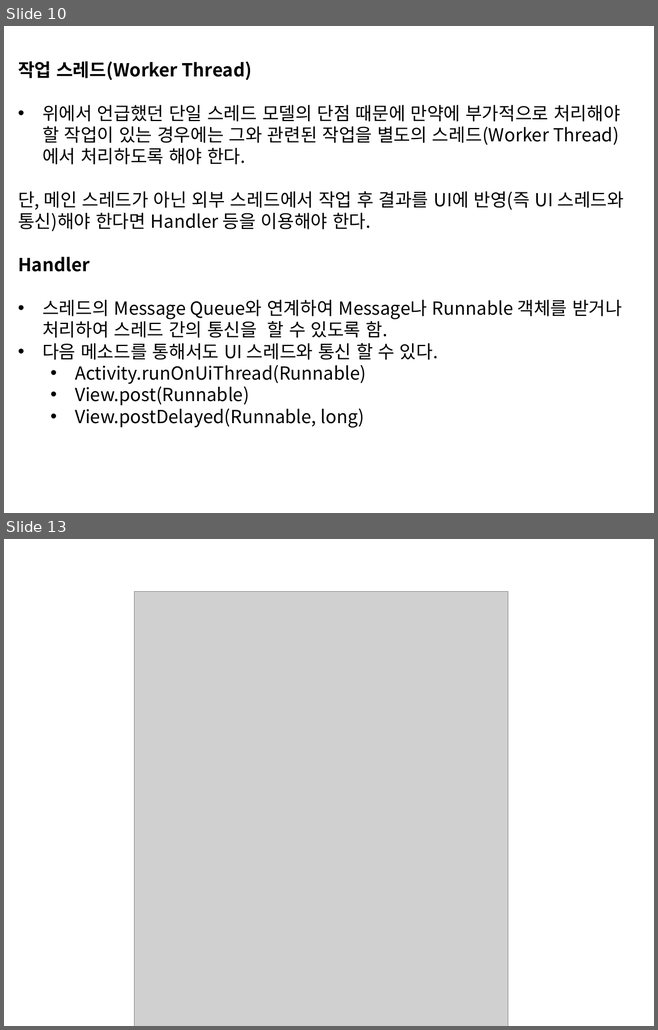
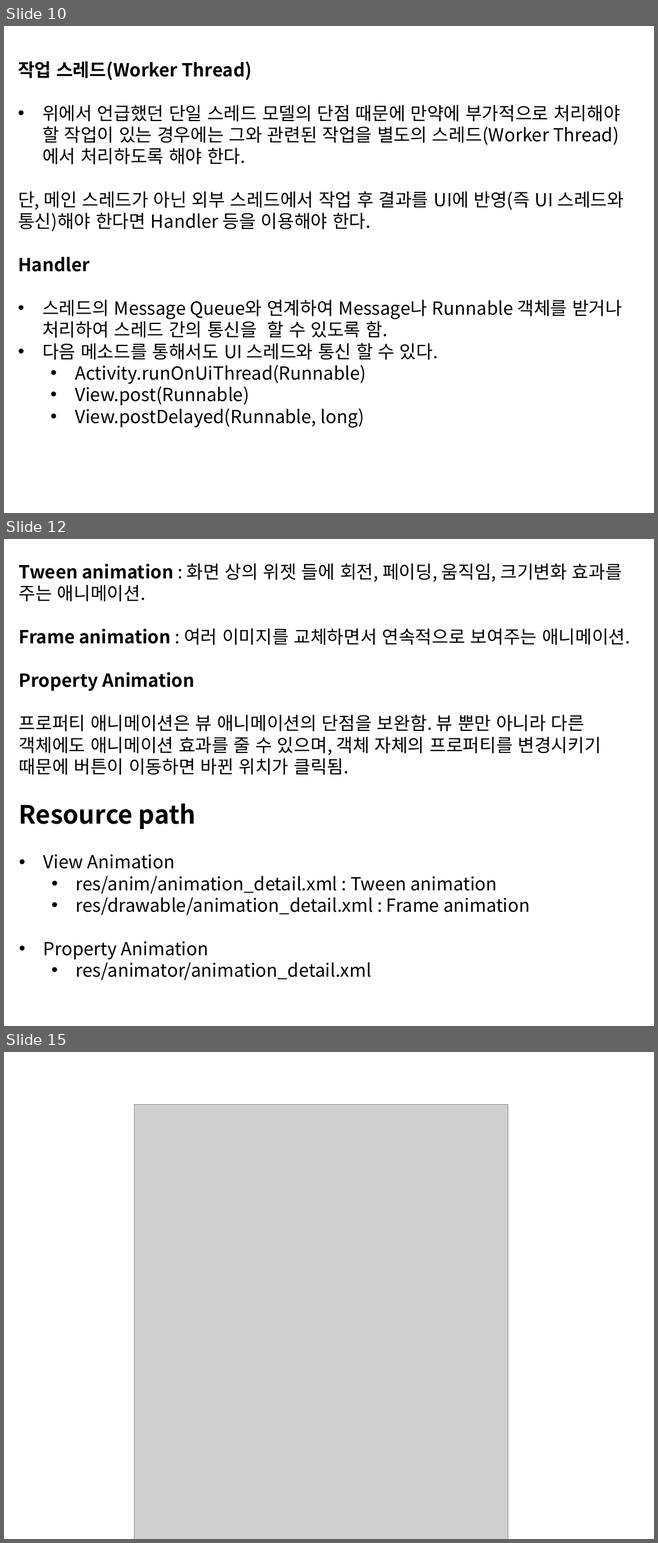
Before and after one commit to sc545/Beacon, a slide deck: 안드로이드 UI.pptx. Shown one above the other, each under a label of ours: slides 10 and 13 before the commit, slides 10, 12 and 15 after it; the slides between them are not shown. The pictures are 658x1030 and 658x1543 pixels, drawn with LibreOffice and Linux fonts; fonts in the diff are those of the drawing; grey boxes stand for pictures. Boxes give left, top, right and bottom in pixels: in the first picture for what was removed or moved away, otherwise in the second. Text is boxed around its words. In the diff, an @@ line names an element or a change of style, - is before the commit and + after.

```diff
--- a/안드로이드 UI.pptx
+++ b/안드로이드 UI.pptx
@@ slide 12 added at (4, 539, 654, 1026), background #FFFFFF @@
@@ text added at (19, 563, 630, 980), 20 pt, text #000000 @@
+Tween animation : 화면 상의 위젯 들에 회전, 페이딩, 움직임, 크기변화 효과를 주는 애니메이션.
+  Frame animation : 여러 이미지를 교체하면서 연속적으로 보여주는 애니메이션.
+Property Animation
+프로퍼티 애니메이션은 뷰 애니메이션의 단점을 보완함. 뷰 뿐만 아니라 다른 객체에도 애니메이션 효과를 줄 수 있으며, 객체 자체의 프로퍼티를 변경시키기 때문에 버튼이 이동하면 바뀐 위치가 클릭됨.
+Resource path
+• View Animation
+  • res/anim/animation_detail.xml : Tween animation
+  • res/drawable/animation_detail.xml : Frame animation
+• Property Animation
+  • res/animator/animation_detail.xml
@@ what was slide 13 is now slide 15 @@
```
Also in this commit, not shown: 2 slides changed, 1 other slide added, 1 other file.
